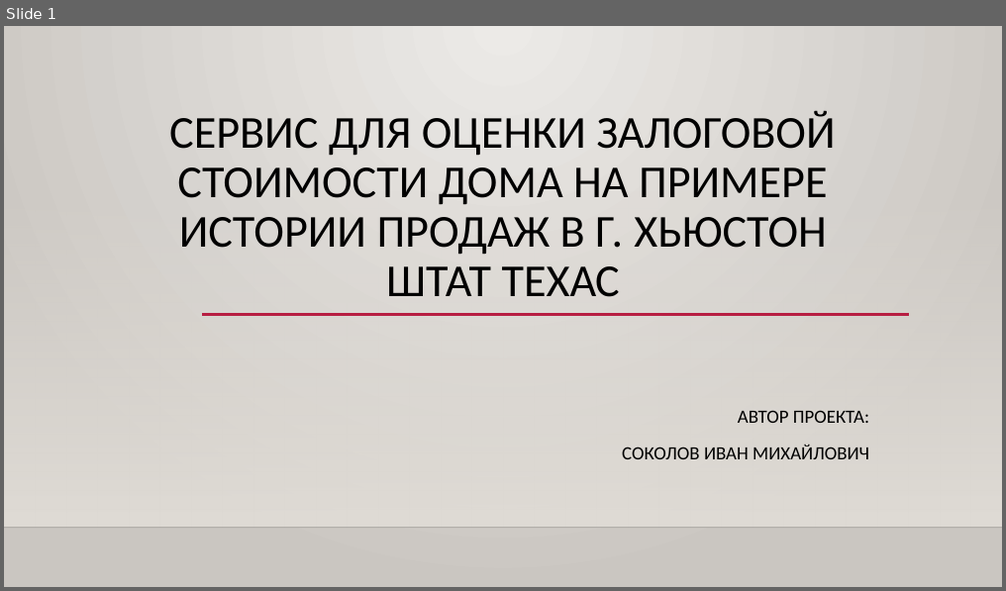
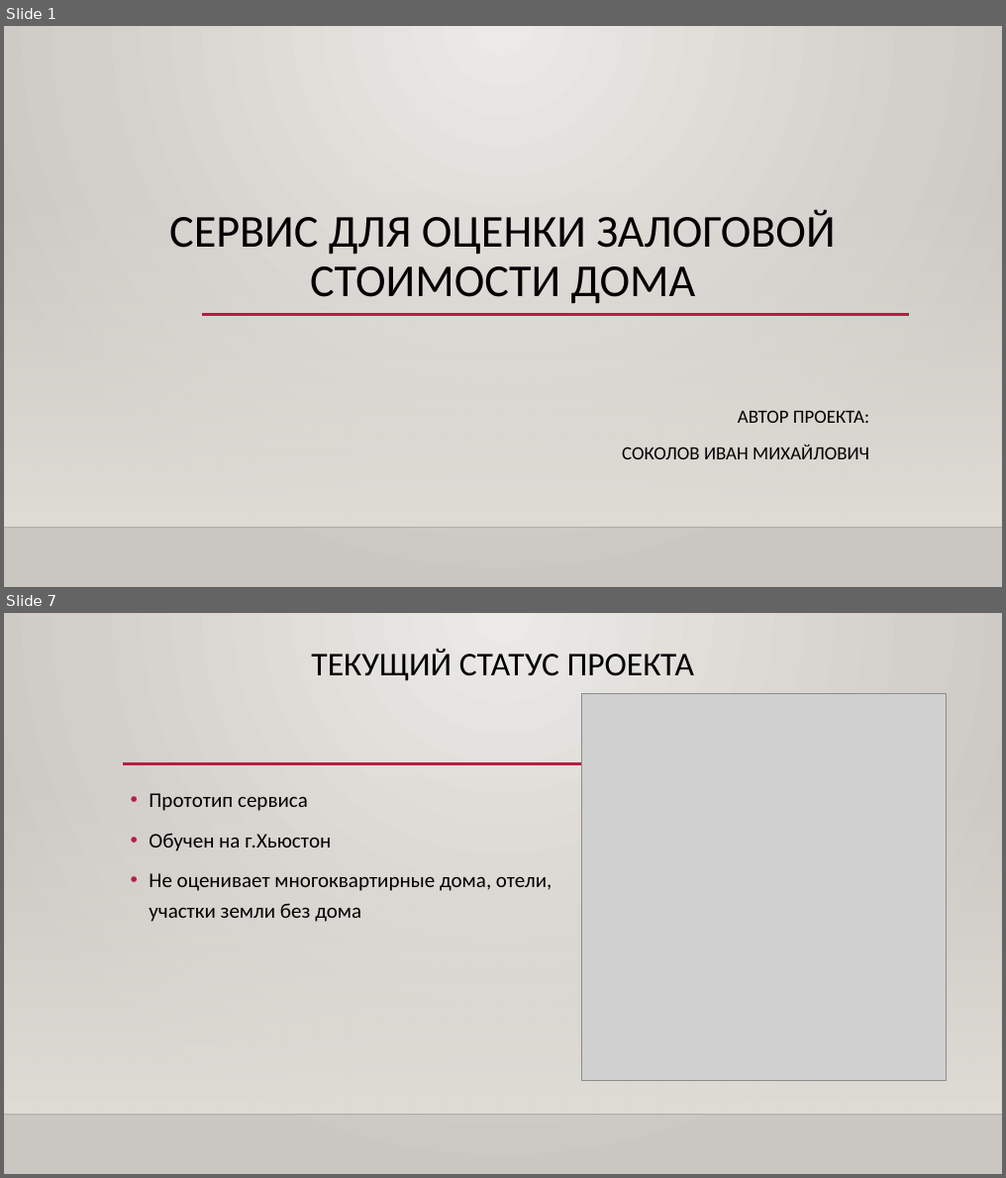
Before and after one commit to Sokolov-IM/sim-repo, a slide deck: Дипломный проект/Sokolov_presentation.pptx. Shown one above the other, each under a label of ours: slide 1 before the commit, slides 1 and 7 after it; the slides between them are not shown. The pictures are 1006x591 and 1006x1178 pixels, drawn with LibreOffice and Linux fonts; fonts in the diff are those of the drawing; grey boxes stand for pictures; background and template pictures are left out. Boxes give left, top, right and bottom in pixels: in the first picture for what was removed or moved away, otherwise in the second. Text is boxed around its words. In the diff, an @@ line names an element or a change of style, - is before the commit and + after.

```diff
--- a/Дипломный проект/Sokolov_presentation.pptx
+++ b/Дипломный проект/Sokolov_presentation.pptx
@@ slide 7 added at bbox=[4, 613, 1002, 1174], background gradient #ECEAE7 to #CAC7C1; not listed: 2 template elements that a slide beside it also shows @@
@@ title added at bbox=[311, 649, 694, 681], 32 pt, text #000000 @@
+ТЕКУЩИЙ СТАТУС ПРОЕКТА
@@ picture added at bbox=[582, 693, 945, 1081] @@
@@ line added from (123, 764) to (910, 764), #B71E42 2.5 pt @@
@@ text added at bbox=[149, 793, 551, 922], 20 pt, text #000000 @@
+• Прототип сервиса
+• Обучен на г.Хьюстон
+• Не оценивает многоквартирные дома, отели, участки земли без дома
@@ slide 1 changed as well @@
@@ title at bbox=[169, 209, 835, 304]: text changed @@
-СЕРВИС ДЛЯ ОЦЕНКИ ЗАЛОГОВОЙ СТОИМОСТИ ДОМА НА ПРИМЕРЕ ИСТОРИИ ПРОДАЖ В Г. ХЬЮСТОН ШТАТ ТЕХАС
+СЕРВИС ДЛЯ ОЦЕНКИ ЗАЛОГОВОЙ СТОИМОСТИ ДОМА
```
Also in this commit, not shown: 6 other slides added, 8 slides removed.
